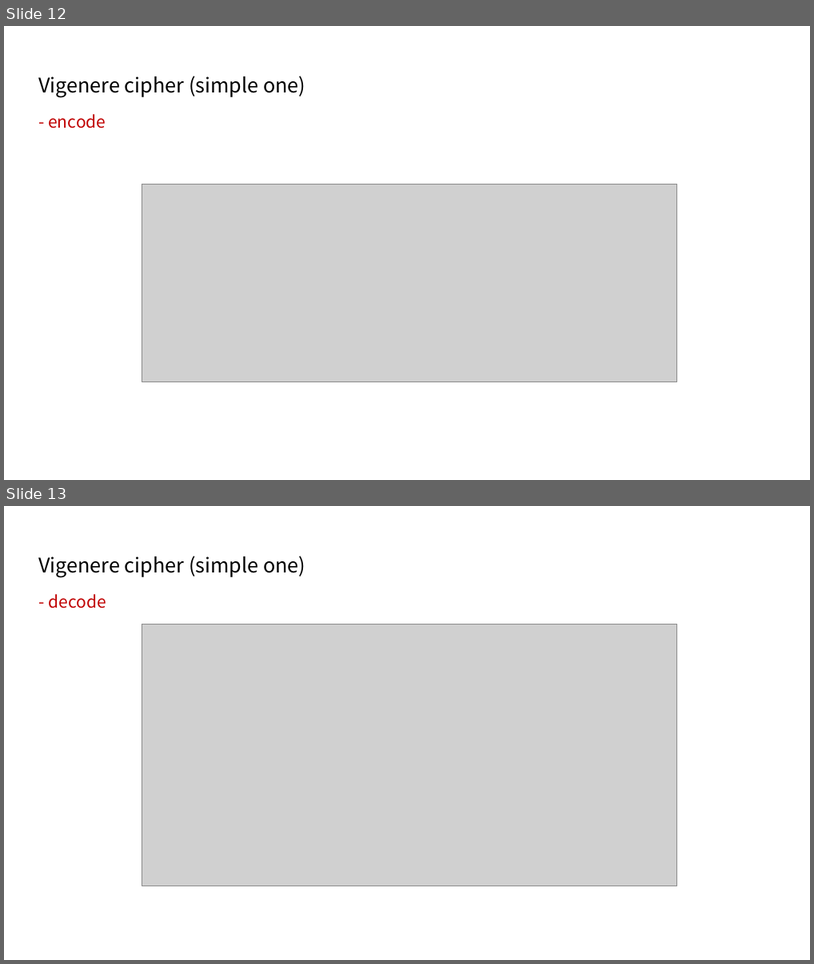
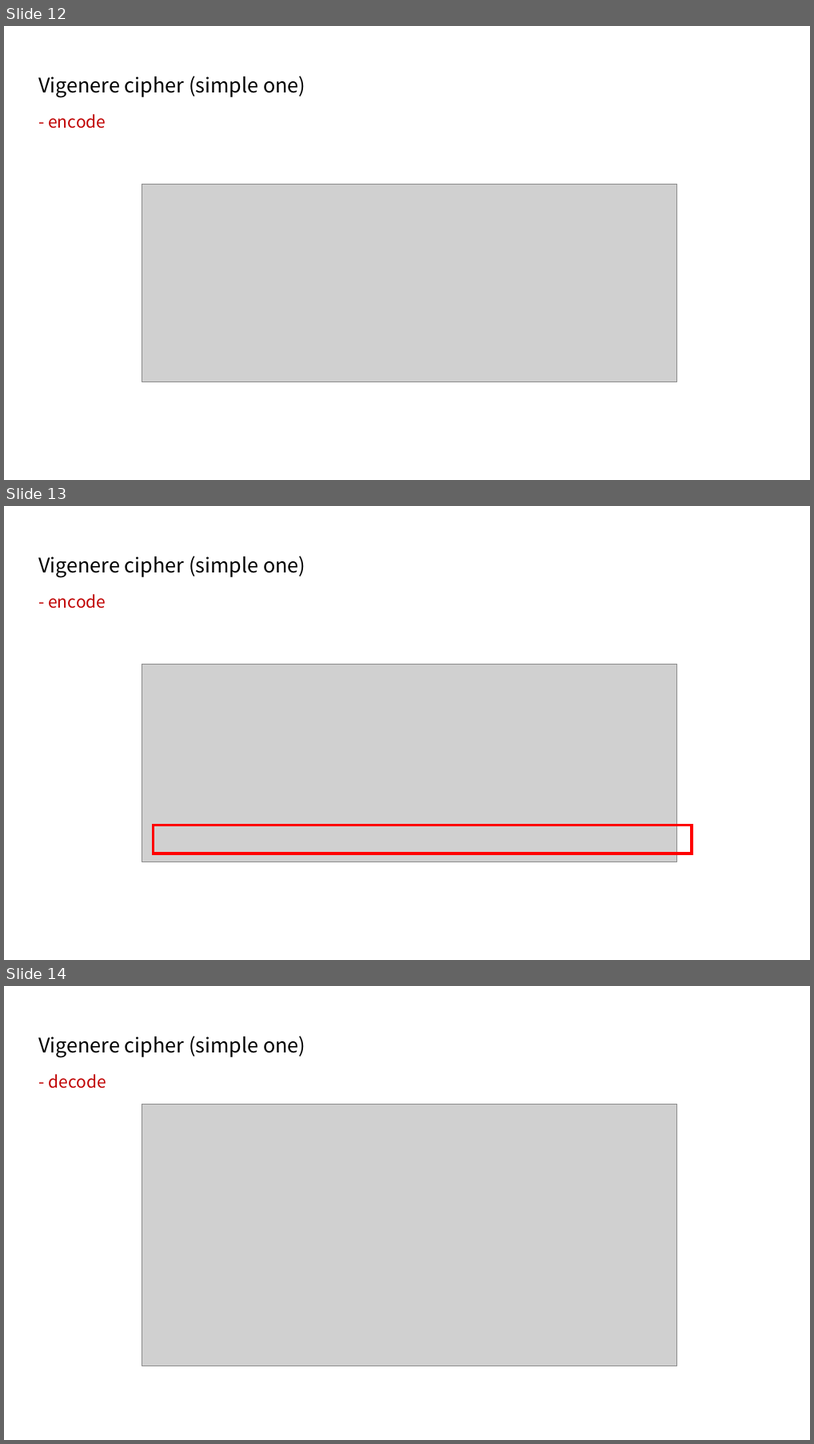
Before and after one commit to fifthfir/5002-Project, a slide deck: zrt/final_project_pre_1213.pptx. Shown one above the other, each under a label of ours: slides 12 and 13 before the commit, slides 12, 13 and 14 after it. The pictures are 814x964 and 814x1444 pixels, drawn with LibreOffice and Linux fonts; fonts in the diff are those of the drawing; grey boxes stand for pictures. Boxes give left, top, right and bottom in pixels: in the first picture for what was removed or moved away, otherwise in the second. Text is boxed around its words. In the diff, an @@ line names an element or a change of style, - is before the commit and + after.

```diff
--- a/zrt/final_project_pre_1213.pptx
+++ b/zrt/final_project_pre_1213.pptx
@@ slide 13 added at (4, 506, 810, 960), background #FFFFFF @@
@@ text added at (38, 556, 306, 578), 24 pt, text #000000 @@
+Vigenere cipher (simple one)
@@ text added at (48, 594, 106, 608), 20 pt, text #C00000 @@
+- encode
@@ picture added at (142, 664, 678, 862) @@
@@ rectangle added at (154, 825, 693, 853), outline #FF0000 3 pt @@
@@ what was slide 13 is now slide 14 @@
```
Also in this commit, not shown: 1 other slide added, 1 other file.
